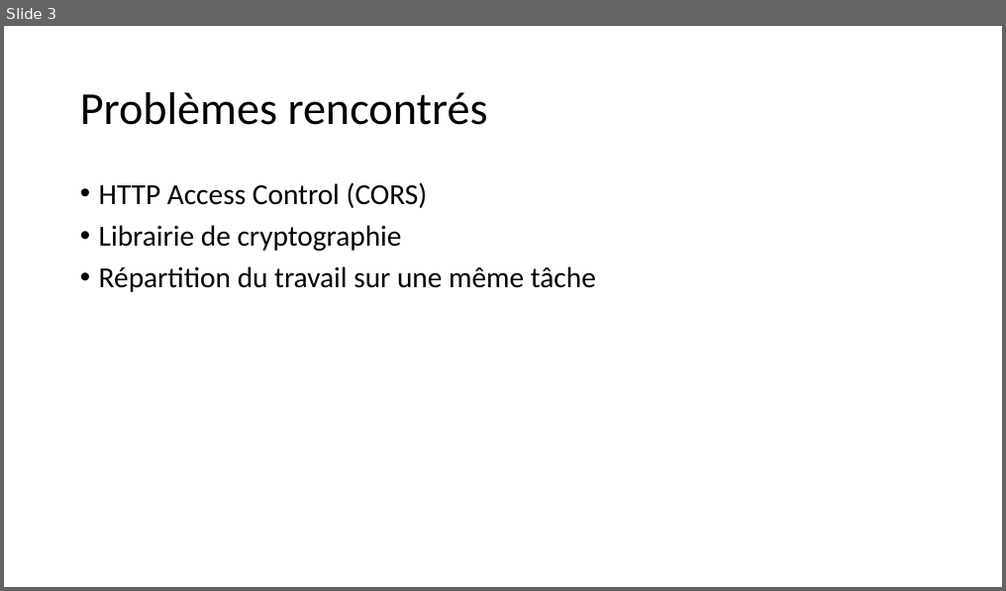
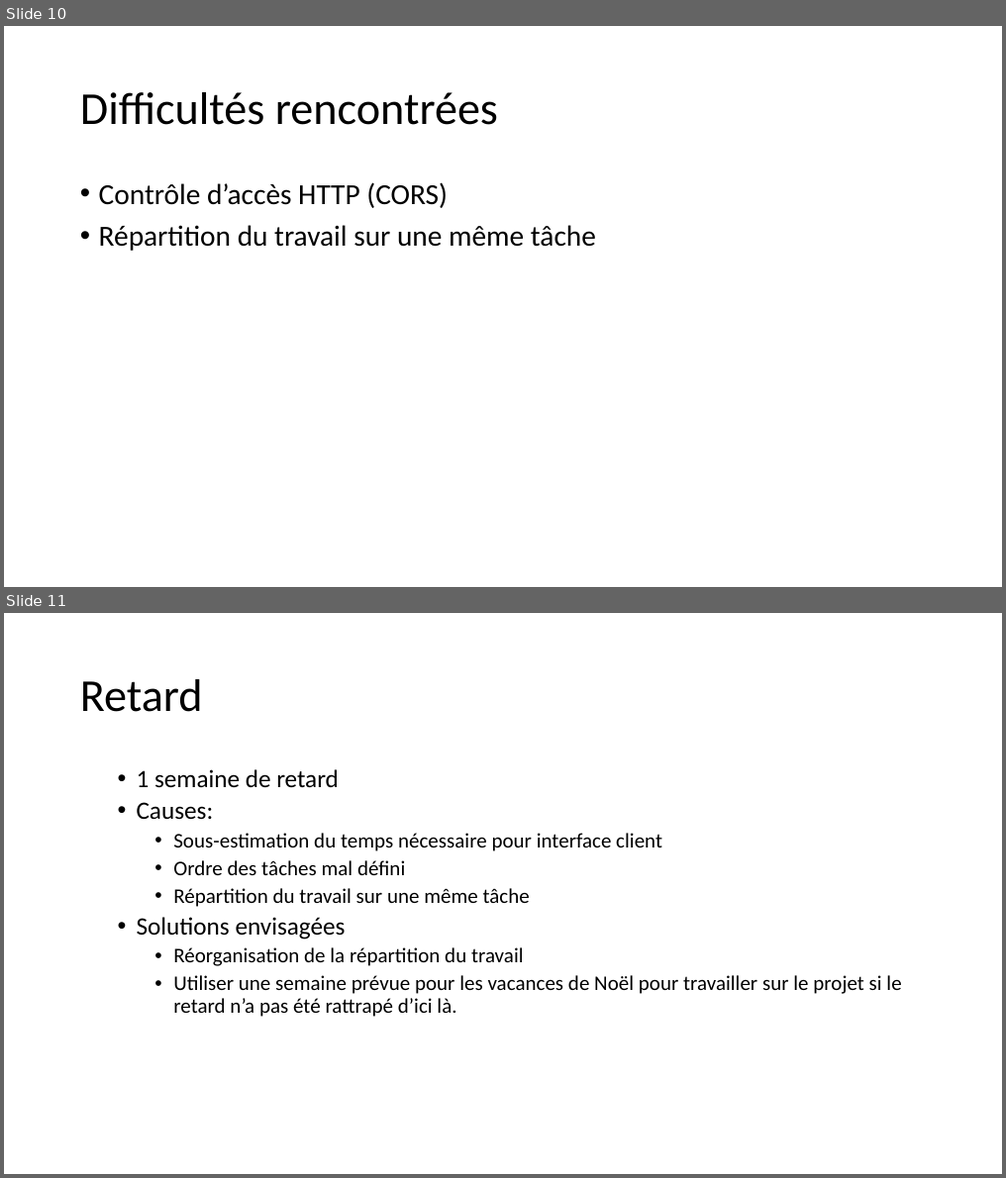
Before and after one commit to pikkle/chaton, a slide deck: docs/presentation_intermediaire.pptx. Shown one above the other, each under a label of ours: slide 3 before the commit, slides 10 and 11 after it. The pictures are 1006x591 and 1006x1178 pixels, drawn with LibreOffice and Linux fonts; fonts in the diff are those of the drawing. Boxes give left, top, right and bottom in pixels: in the first picture for what was removed or moved away, otherwise in the second. Text is boxed around its words. In the diff, an @@ line names an element or a change of style, - is before the commit and + after.

```diff
--- a/docs/presentation_intermediaire.pptx
+++ b/docs/presentation_intermediaire.pptx
@@ slide 11 added at (x1=4, y1=613, x2=1002, y2=1174), background #FFFFFF @@
@@ title added at (x1=80, y1=679, x2=203, y2=712), 44 pt, text #000000 @@
+Retard
@@ text added at (x1=137, y1=769, x2=901, y2=1017), 20 pt, text #000000 @@
+  • 1 semaine de retard
+  • Causes:
+    • Sous-estimation du temps nécessaire pour interface client
+    • Ordre des tâches mal défini
+    • Répartition du travail sur une même tâche
+  • Solutions envisagées
+    • Réorganisation de la répartition du travail
+    • Utiliser une semaine prévue pour les vacances de Noël pour travailler sur le projet si le retard n’a pas été rattrapé d’ici là.
@@ what was slide 3 is now slide 10 @@
@@ slide 10 changed as well @@
@@ title at (x1=80, y1=92, x2=498, y2=125): text changed @@
-Problèmes rencontrés
+Difficultés rencontrées
@@ text at (x1=99, y1=182, x2=448, y2=208): text changed @@
-• HTTP Access Control (CORS)
-• Librairie de cryptographie
+• Contrôle d’accès HTTP (CORS)
```
Also in this commit, not shown: 6 other slides changed, 4 other slides added, 6 other files.
